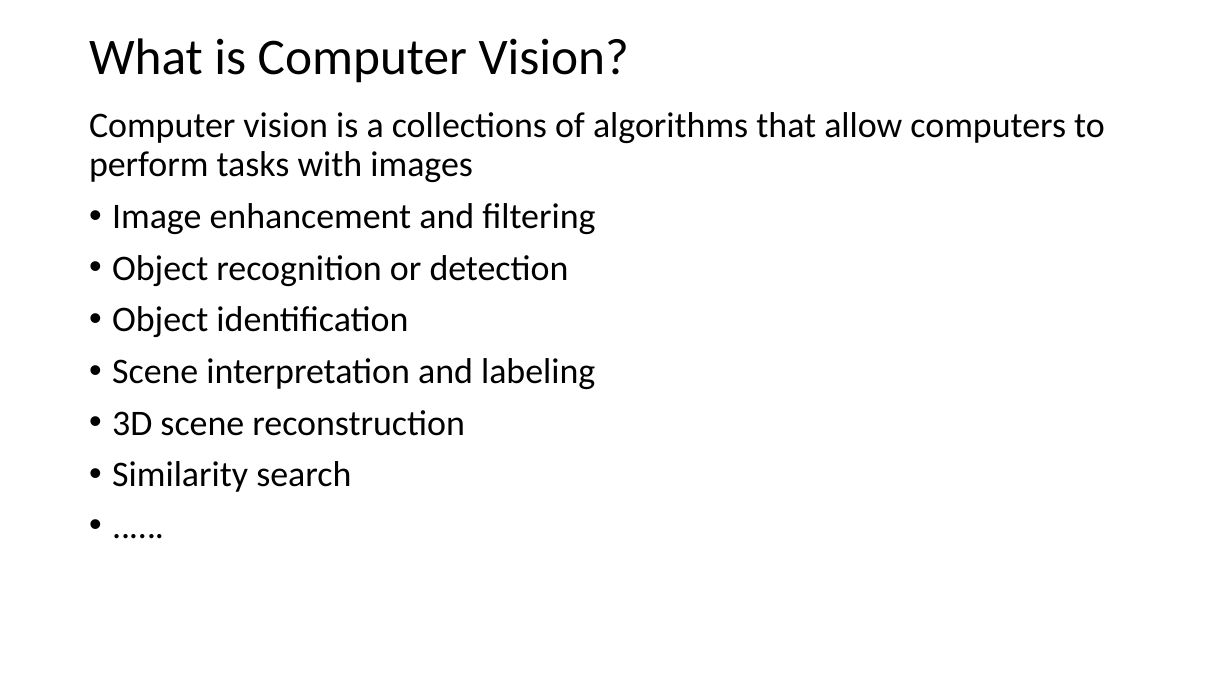
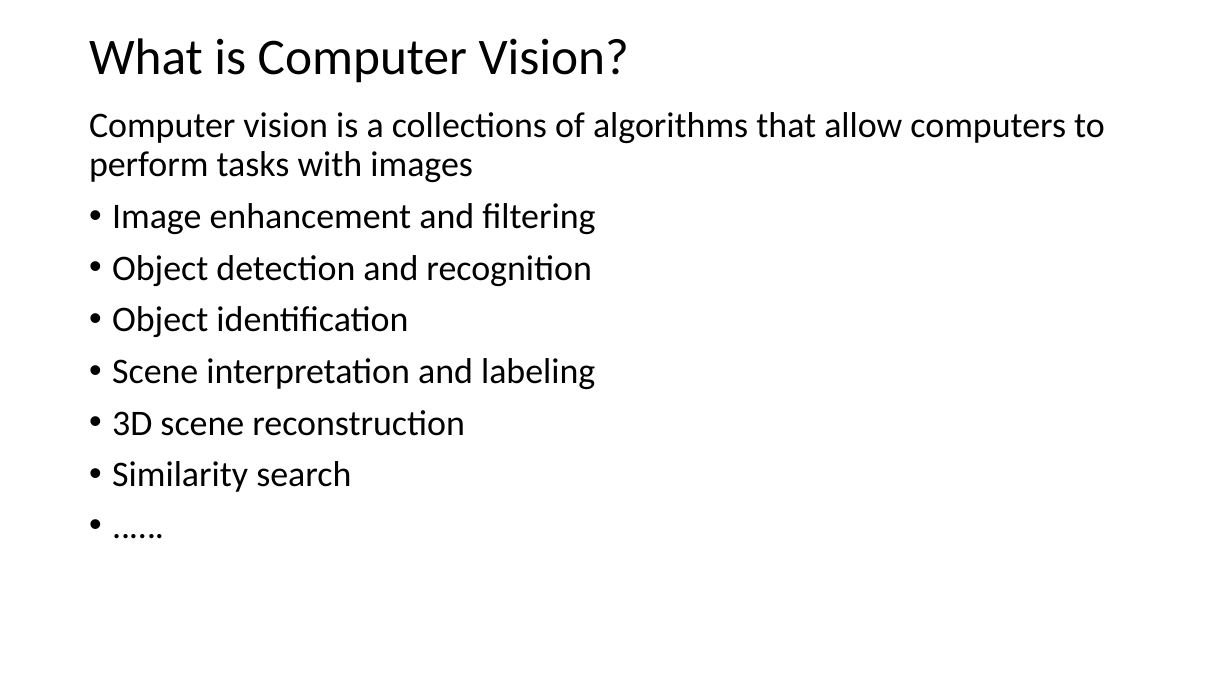
Before and after one commit to StephenElston/CSCI-E25, a slide deck: slide 2 of Slides/1_Introduction.pptx. Drawn at 1232x693 pixels with LibreOffice and Linux fonts; fonts in the diff are those of the drawing. Boxes give left, top, right and bottom in pixels: in the first picture for what was removed or moved away, otherwise in the second. Text is boxed around its words. In the diff, an @@ line names an element or a change of style, - is before the commit and + after.

```diff
--- a/Slides/1_Introduction.pptx
+++ b/Slides/1_Introduction.pptx
@@ text at (112, 255, 591, 286): text changed @@
-• Object recognition or detection
+• Object detection and recognition
```
Also in this commit, not shown: 2 other slides changed, 2 slides added.
